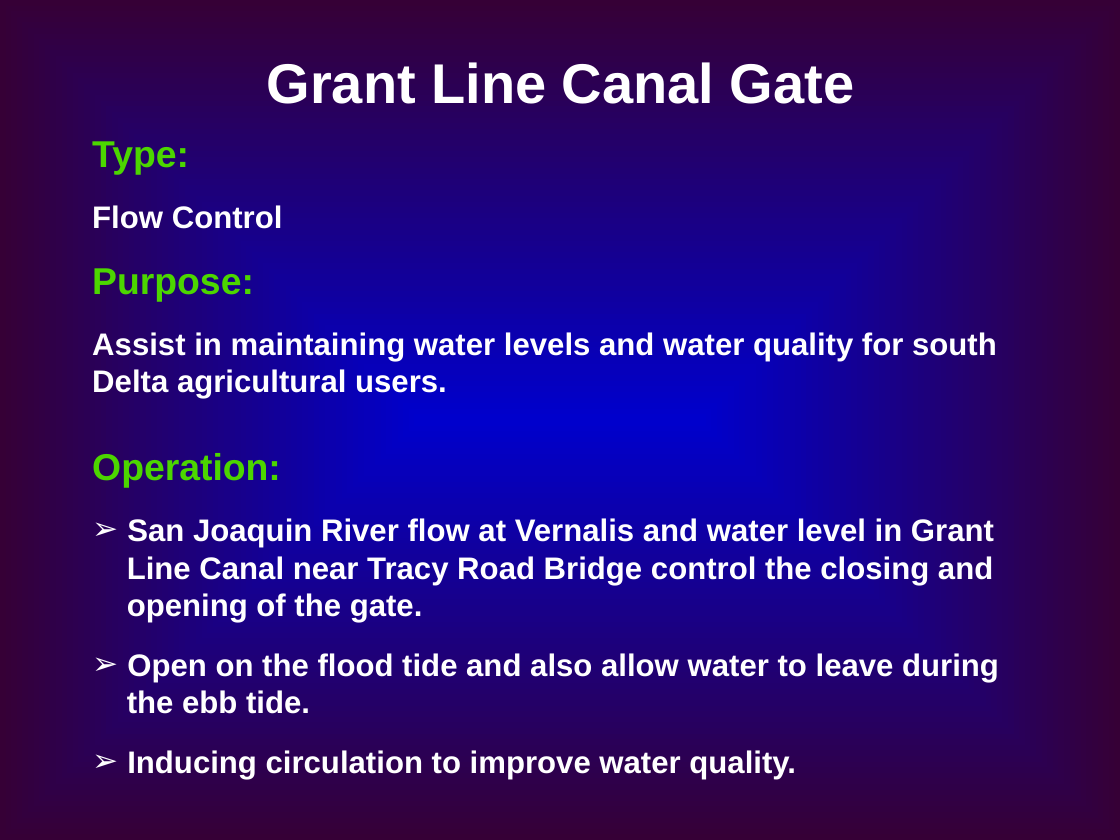
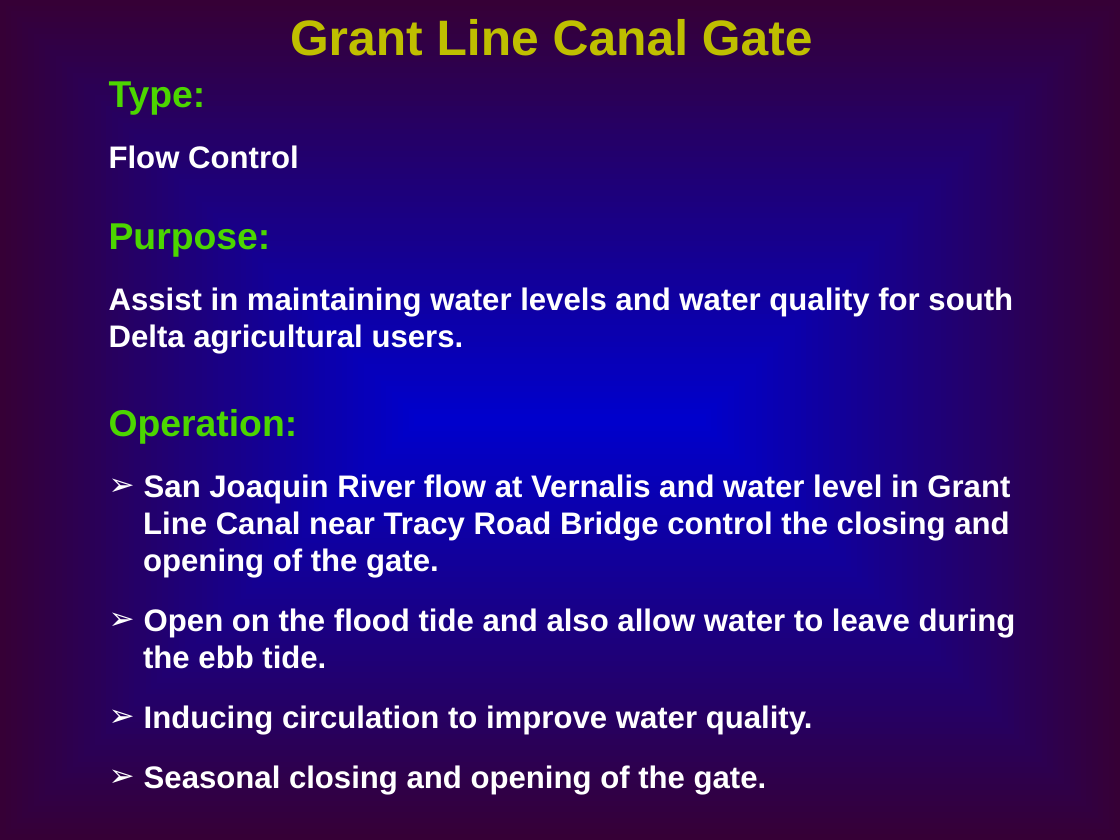
Before and after one commit to CADWRDeltaModeling/dsm2, a slide deck: slide 9 of dsm2/presentations/DSM2 Operting Rule.ppt. Drawn at 1120x840 pixels with LibreOffice and Linux fonts; fonts in the diff are those of the drawing. Boxes give left, top, right and bottom in pixels: in the first picture for what was removed or moved away, otherwise in the second. Text is boxed around its words. In the diff, an @@ line names an element or a change of style, - is before the commit and + after.

```diff
--- a/dsm2/presentations/DSM2 Operting Rule.ppt
+++ b/dsm2/presentations/DSM2 Operting Rule.ppt
@@ text "Grant Line Canal Gate" moved from (x1=267, y1=62, x2=854, y2=104) to (x1=290, y1=19, x2=813, y2=56) @@
@@ text "Grant Line Canal Gate" at (x1=290, y1=19, x2=813, y2=56): size 36 to 32 pt, text colour #FFFFFF to #BFBF00 @@
@@ text "Type:" moved from (x1=92, y1=141, x2=999, y2=779) to (x1=109, y1=81, x2=1016, y2=794) @@
@@ text at (x1=144, y1=765, x2=767, y2=794): paragraph added @@
+➢ Seasonal closing and opening of the gate.
```
Also in this commit, not shown: 19 other slides changed, 1 slide added, 1 slide removed.
